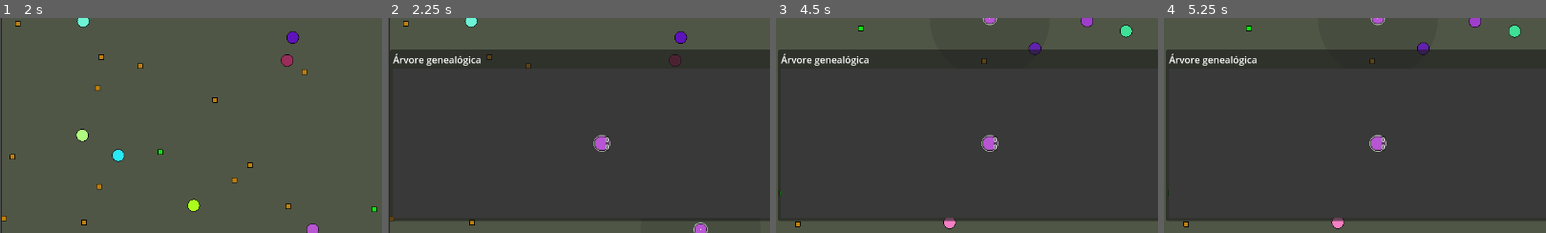
Above: before the commit, frames 1-4 (left to right).
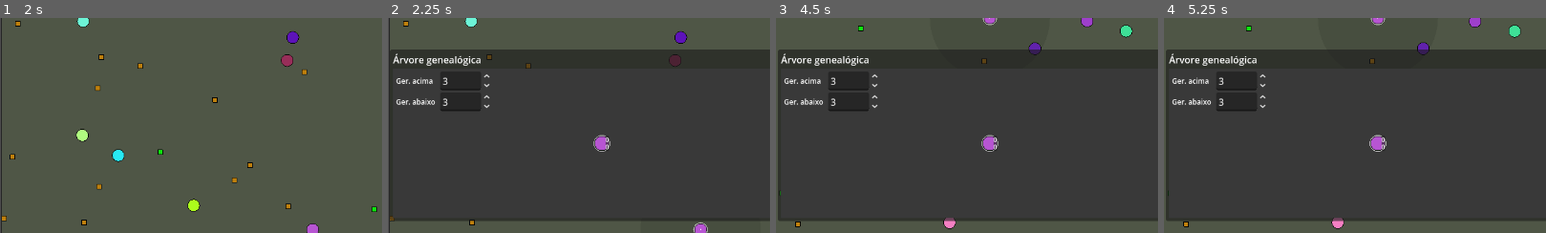
Above: after the commit, the same moments.

Repository: rodrigo-borges/attract-repel
Game: Godot game, scene res://world/world.tscn
Same seed, same stepped clock (60 frames per second), same inputs: the game is played once before the commit and once after it. The project has no main scene, so this scene is started directly.
Inputs (mouse positions are % of the whole screen's width and height, from its top left):
- Up to frame 1 (2 s): move the mouse to (93, 100) at 0.52 s; hold D (right) 0.53-1.25 s; hold F (follow) 0.53-1.25 s; click (53, 5) at 1.25 s
- Up to frame 2 (2.25 s): tap Enter at 2 s; move the mouse to (63, 99) at 2.02 s; hold S (down) from 2.03 s (still down); click (63, 99) at 2.1 s
- Up to frame 3 (4.5 s): release S (down) at 2.75 s; click "-" at 2.75 s; click (15, 77) at 3.5 s; click (15, 81) at 4.25 s
- Up to frame 4 (5.25 s): tap Space (pause) at 5 s; move the mouse to (50, 79) at 5.02 s; hold D (right) from 5.03 s (still down); hold Middle mouse button (middle_click) from 5.03 s (still down)
The pictures show only the part of the screen within x 22-72%, y 50-100%; the shares and areas given below are measured in that part.

Frame 1 is identical in both runs. In frame 2, 0.5% of the frame differs, in the area x 2-27%, y 26-44%; in frame 3, 0.5%; in frame 4, 0.5%.

Commit message:
Adiciona seletores para o número de gerações na árvore

Diff:
--- a/family_tree/family_tree.gd
+++ b/family_tree/family_tree.gd
@@ -20,9 +20,15 @@
 @onready var hover_highlight:FamilyNodeHighlight = find_child("HoverHighlight")
 var hovered_node:FamilyNode
 
+@onready var l_above_input:SpinBox = find_child("LayersAbove")
+@onready var l_below_input:SpinBox = find_child("LayersBelow")
+
 
 func _ready() -> void:
-	pass
+	l_above_input.set_value(layers_above)
+	l_below_input.set_value(layers_below)
+	l_above_input.value_changed.connect(func(value:float):layers_above=int(value);refresh())
+	l_below_input.value_changed.connect(func(value:float):layers_below=int(value);refresh())
 
 func _process(_delta:float) -> void:
 	pass
@@ -32,13 +38,15 @@
 		if hovered_node != null:
 			creature_selected.emit(hovered_node.creature)
 
-func set_creature(_creature:CreatureData) -> void:
+func set_creature(_creature:CreatureData, reset_camera:bool=true) -> void:
 	clear()
 	creature = _creature
 	create_tree()
+	if reset_camera:
+		camera.set_position(creature_node.position)
 
 func refresh() -> void:
-	set_creature(creature)
+	set_creature(creature, false)
 
 func clear() -> void:
 	unhover_node()
@@ -70,8 +78,8 @@
 				layer -= 1
 		first_layer = layer
 		create_family_node(eldest, layer)
-		camera.set_position(creature_node.position)
 		select_highlight.set_position(creature_node.position)
+		unhover_node()
 
 func create_family_node(_creature:CreatureData, layer:int) -> FamilyNode:
 	var node:FamilyNode = FamilyNode.create(_creature)
--- a/family_tree/family_tree.tscn
+++ b/family_tree/family_tree.tscn
@@ -1,8 +1,9 @@
-[gd_scene load_steps=4 format=3 uid="uid://4ucbadkjd5g2"]
+[gd_scene load_steps=5 format=3 uid="uid://4ucbadkjd5g2"]
 
 [ext_resource type="Script" uid="uid://c37lwlh1qqp2d" path="res://family_tree/family_tree.gd" id="1_f8xb0"]
 [ext_resource type="Script" uid="uid://ct2qg6vbjugxx" path="res://family_tree/tree_camera.gd" id="2_lw71b"]
 [ext_resource type="Script" uid="uid://xtm3a42nfmik" path="res://family_tree/family_node_highlight.gd" id="3_jr5cc"]
+[ext_resource type="LabelSettings" uid="uid://bse0aa8ieynyj" path="res://world/hud/category_label_setting.tres" id="4_7qggr"]
 
 [node name="FamilyTree" type="Node2D"]
 script = ExtResource("1_f8xb0")
@@ -31,7 +32,6 @@
 color = Color(1, 1, 1, 0.215686)
 
 [node name="HUD" type="CanvasLayer" parent="."]
-visible = false
 
 [node name="MarginContainer" type="MarginContainer" parent="HUD"]
 anchors_preset = 15
@@ -44,7 +44,39 @@
 theme_override_constants/margin_right = 5
 theme_override_constants/margin_bottom = 5
 
-[node name="SpinBox" type="SpinBox" parent="HUD/MarginContainer"]
+[node name="VBoxContainer" type="VBoxContainer" parent="HUD/MarginContainer"]
+layout_mode = 2
+
+[node name="HBoxContainer" type="HBoxContainer" parent="HUD/MarginContainer/VBoxContainer"]
+layout_mode = 2
+
+[node name="Label" type="Label" parent="HUD/MarginContainer/VBoxContainer/HBoxContainer"]
+custom_minimum_size = Vector2(70, 0)
+layout_mode = 2
+text = "Ger. acima"
+label_settings = ExtResource("4_7qggr")
+
+[node name="LayersAbove" type="SpinBox" parent="HUD/MarginContainer/VBoxContainer/HBoxContainer"]
 layout_mode = 2
 size_flags_horizontal = 0
 size_flags_vertical = 0
+min_value = 1.0
+value = 1.0
+rounded = true
+
+[node name="HBoxContainer2" type="HBoxContainer" parent="HUD/MarginContainer/VBoxContainer"]
+layout_mode = 2
+
+[node name="Label" type="Label" parent="HUD/MarginContainer/VBoxContainer/HBoxContainer2"]
+custom_minimum_size = Vector2(70, 0)
+layout_mode = 2
+text = "Ger. abaixo"
+label_settings = ExtResource("4_7qggr")
+
+[node name="LayersBelow" type="SpinBox" parent="HUD/MarginContainer/VBoxContainer/HBoxContainer2"]
+layout_mode = 2
+size_flags_horizontal = 0
+size_flags_vertical = 0
+min_value = 1.0
+value = 1.0
+rounded = true
Not shown, changed: README.md
